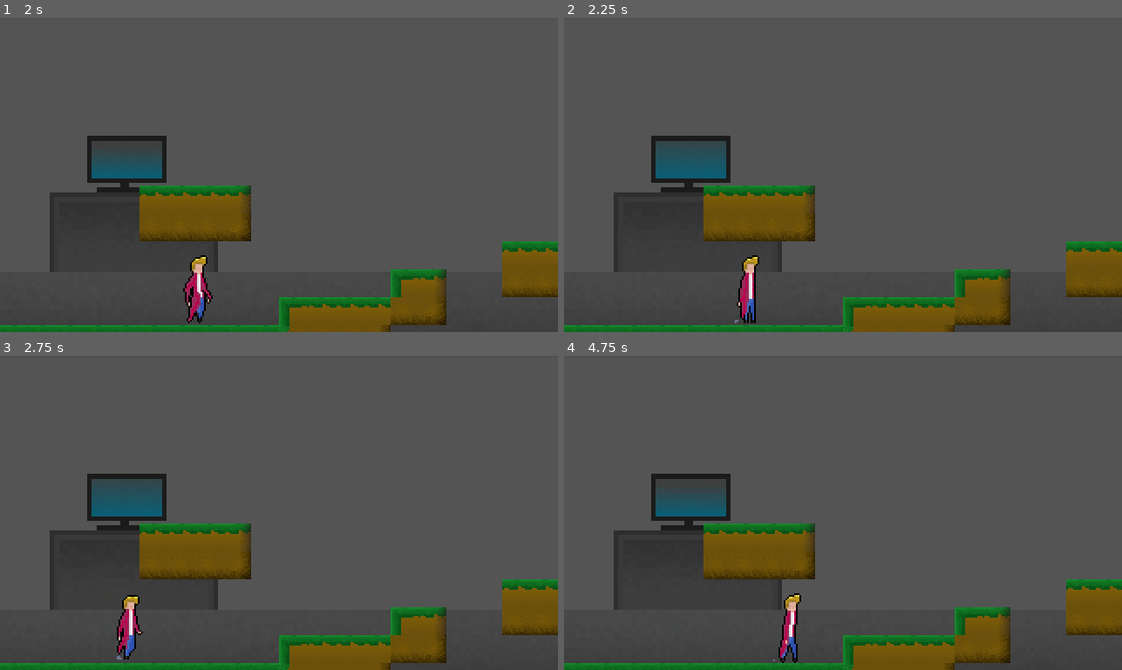
Above: before the commit, frames 1-4 (two rows, left to right).
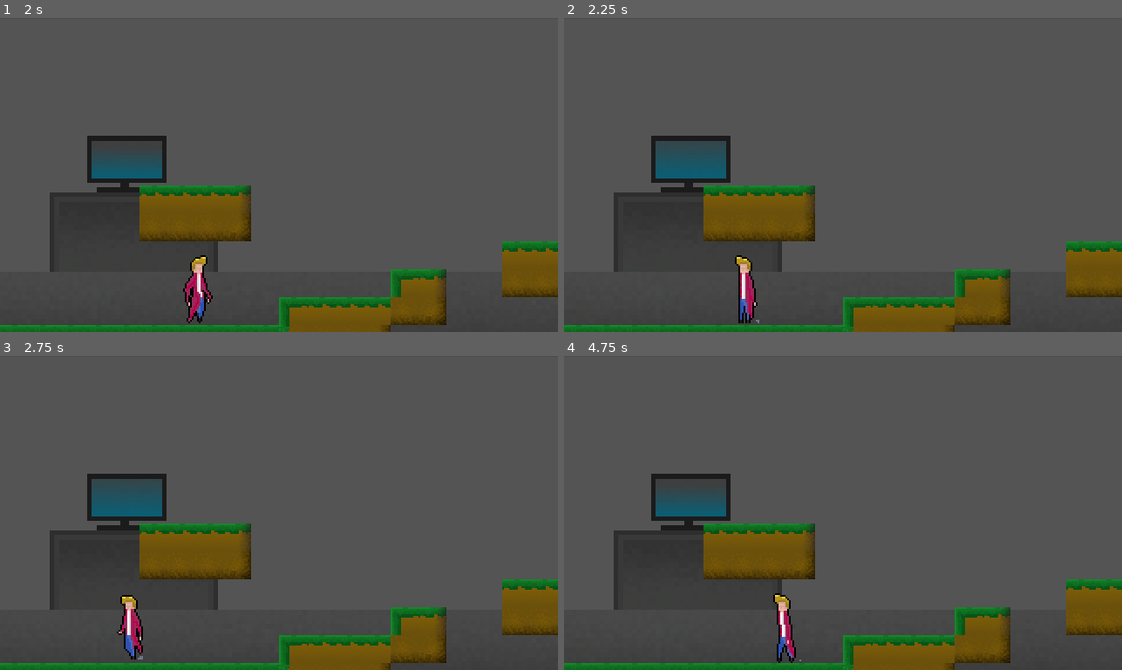
Above: after the commit, the same moments.

Repository: Plannec/project-aimo
Game: Godot game, scene res://StageOne.tscn
Same seed, same stepped clock (60 frames per second), same inputs: the game is played once before the commit and once after it.
Inputs:
- Up to frame 1 (2 s): hold D (ui_right) from 0.53 s (still down); tap W (ui_up) at 0.77, 1.52 s
- Up to frame 2 (2.25 s): release D (ui_right) at 2.03 s; hold A (ui_left) from 2.03 s (still down)
- Up to frame 3 (2.75 s): keep holding A (ui_left)
- Up to frame 4 (4.75 s): release A (ui_left) at 2.78 s; hold D (ui_right) 2.78-4.28 s; tap W (ui_up) at 3.02, 3.77, 4.52 s; hold A (ui_left) from 4.28 s (still down)

Frame 1 is identical in both runs. In frame 2, 0.6% of the frame differs, in the area x 30-35%, y 75-98%; in frame 3, 0.6%; in frame 4, 0.8%, in the area x 37-43%, y 75-98%.

Commit message:
Player flips left if user is moving left

Diff:
--- a/Player.gd
+++ b/Player.gd
@@ -12,9 +12,11 @@
 	if Input.is_action_pressed("ui_right"):
 		velocity.x = SPEED
 		$AnimatedSprite.play("run")
+		$AnimatedSprite.set_flip_h(false);
 	elif Input.is_action_pressed("ui_left"):
 		velocity.x = -SPEED
 		$AnimatedSprite.play("run")
+		$AnimatedSprite.set_flip_h(true);
 	else:
 		velocity.x = 0
 		$AnimatedSprite.play("idle")
--- a/StageOne.tscn
+++ b/StageOne.tscn
@@ -23,7 +23,7 @@
 tile_set = ExtResource( 2 )
 cell_size = Vector2( 16, 16 )
 format = 1
-tile_data = PoolIntArray( 393221, 0, 0, 393222, 0, 0, 393223 …(132 unchanged characters)…  0, 589821, 0, 0, 589822, 0, 0, 589823, 1, 0, 524306, 0, 0, 524307, 0, 0, 524308, 0, 0, 524309, 0, 0, 524310, 1, 0, 655355, 3, 0, 655356, 3, 0, 655357, 3, 0, 655358, 3, 0, 655359, 2, 0, 589838, 6, 0, 589839, 1, 0, 589842, -1610612734, 0, 589843, -1610612734, 0, 589844, -1610612734, 0, 589845, -1610612734, 0, 589846, 5, 0, 720891, 3, 0, 720892, 3, 0, 720893, 3, 0, 720894, 3, 0, 720895, 2, 0, 655370, 6, 0, 655371, 0, 0, 655372, …(1235 unchanged characters)…
+tile_data = PoolIntArray( 393221, 0, 0, 393222, 0, 0, 393223 …(132 unchanged characters)…  0, 589821, 0, 0, 589822, 0, 0, 589823, -1610612730, 0, 524306, 0, 0, 524307, 0, 0, 524308, 0, 0, 524309, 0, 0, 524310, 1, 0, 655355, 3, 0, 655356, 3, 0, 655357, 3, 0, 655358, 3, 0, 655359, -1610612736, 0, 589838, 6, 0, 589839, 1, 0, 589842, -1610612734, 0, 589843, -1610612734, 0, 589844, -1610612734, 0, 589845, -1610612734, 0, 589846, 5, 0, 720891, 3, 0, 720892, 3, 0, 720893, 3, 0, 720894, 3, 0, 720895, -1610612736, 0, 655370, 6, 0, 655371, 0, 0, 655372, …(1235 unchanged characters)…
 
 [node name="ParallaxBackground" type="ParallaxBackground" parent="."]
 
Not shown, changed: sprites/Backgrounds/03_Aimos Room.xcf
